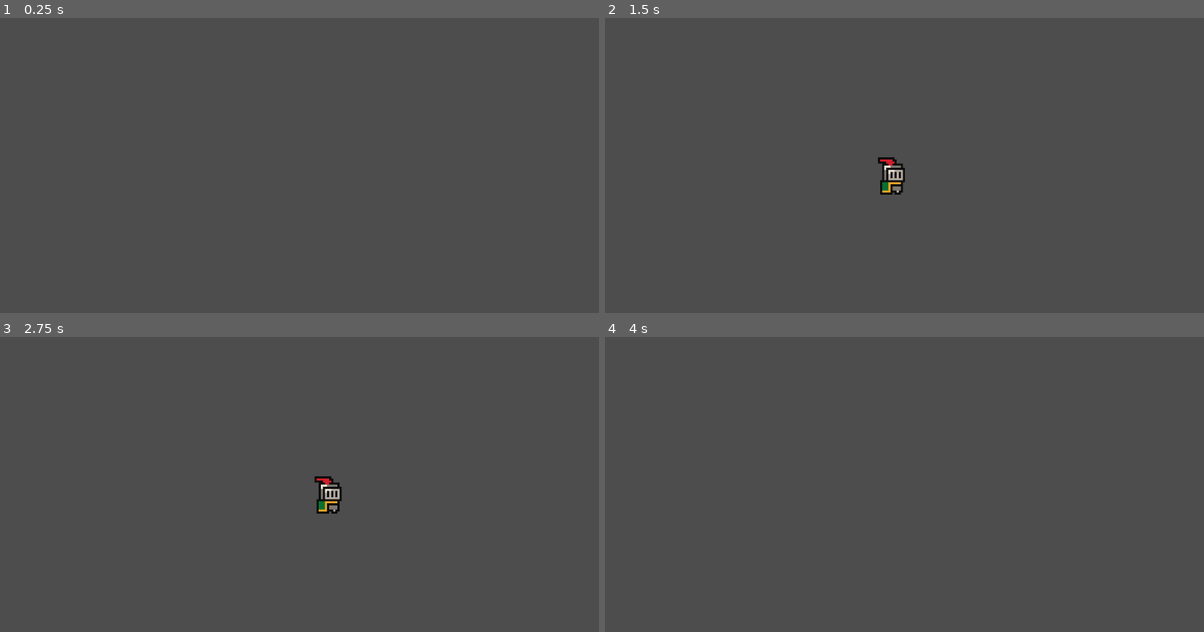
Above: before the commit, frames 1-4 (two rows, left to right).
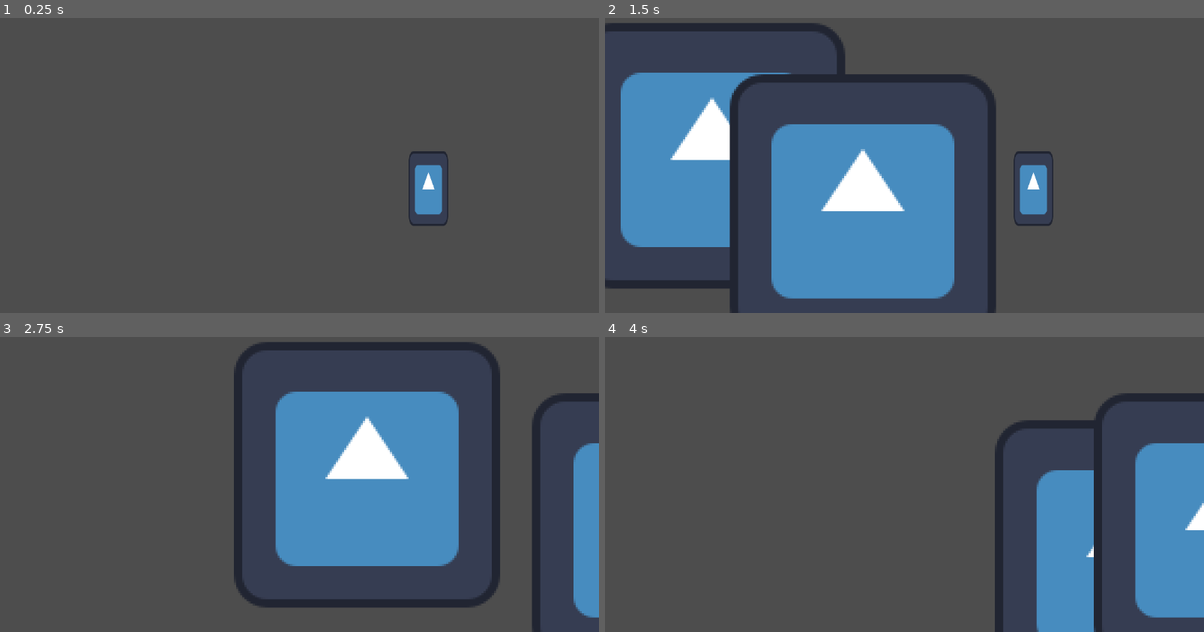
Above: after the commit, the same moments.

Repository: Smoresies/CCG2024Q4
Game: Godot game, scene res://scenes/sandbox.tscn
Two runs of this game, one before a commit and one after it. Both use one fixed random seed, a clock stepped at 60 frames per second and the inputs below. The engine's default icon, where the game draws it, is replaced by a stand-in: a white triangle on a blue panel in a dark square.
Inputs (mouse positions are in pixels of both pictures, inside the frame that each line leads up to):
- Up to frame 1 (0.25 s): no input
- Up to frame 2 (1.5 s): tap Enter at 0.5 s; move the mouse to (1036, 127) at 0.52 s; hold Right (right) from 0.53 s (still down); click (1036, 127) at 0.6 s; tap Space (jump) at 0.77 s; move the mouse to (784, 162) at 1.27 s; click (784, 162) at 1.35 s
- Up to frame 3 (2.75 s): tap Space (jump) at 1.52 s; move the mouse to (359, 390) at 2.02 s; release Right (right) at 2.03 s; hold A (left) from 2.03 s (still down); click (359, 390) at 2.1 s
- Up to frame 4 (4 s): move the mouse to (874, 531) at 2.77 s; release A (left) at 2.78 s; hold Right (right) from 2.78 s (still down); click (874, 531) at 2.85 s; tap Space (jump) at 3.02, 3.77 s; move the mouse to (1084, 514) at 3.52 s; click (1084, 514) at 3.6 s

The runs differ from the first frame. In frame 1, 1.0% of the frame differs, in the area x 68-75%, y 45-71%; in frame 2, 35%, in the area x 0-75%, y 1-100%; in frame 3, 27%; in frame 4, 15%.
Error before the commit: Invalid access to property or key 'on_attack_input_started' on a base object of type 'null instance'. (res://scripts/entity/base_entity.gd:26)

Commit message:
Completed CCG-80 and CCG-81

Diff:
--- a/project.godot
+++ b/project.godot
@@ -56,6 +56,7 @@
 
 2d_physics/layer_1="player"
 2d_physics/layer_2="enemies"
+2d_physics/layer_3="projectile"
 
 [rendering]
 
--- a/scenes/dummy.tscn
+++ b/scenes/dummy.tscn
@@ -1,12 +1,14 @@
-[gd_scene load_steps=4 format=3 uid="uid://c861ph2h6lepr"]
+[gd_scene load_steps=5 format=3 uid="uid://c861ph2h6lepr"]
 
 [ext_resource type="Script" path="res://scripts/entity/components/health_and_status_components/base_health_and_status_component.gd" id="1_124w2"]
 [ext_resource type="Script" path="res://scripts/entity/base_entity.gd" id="1_krk0w"]
+[ext_resource type="Texture2D" uid="uid://crknk8sxt53m0" path="res://sources/icon.svg" id="3_p1iry"]
 
 [sub_resource type="CapsuleShape2D" id="CapsuleShape2D_e2pqk"]
 
-[node name="Dummy" type="Node2D"]
+[node name="Dummy" type="Node2D" node_paths=PackedStringArray("health_and_status_component")]
 script = ExtResource("1_krk0w")
+health_and_status_component = NodePath("BaseHealthAndStatusComponent")
 
 [node name="BaseHealthAndStatusComponent" type="Node" parent="."]
 script = ExtResource("1_124w2")
@@ -17,3 +19,8 @@
 
 [node name="CollisionShape2D" type="CollisionShape2D" parent="CharacterBody2D"]
 shape = SubResource("CapsuleShape2D_e2pqk")
+
+[node name="Sprite2D" type="Sprite2D" parent="CharacterBody2D/CollisionShape2D"]
+position = Vector2(0, 1)
+scale = Vector2(0.148438, 0.28125)
+texture = ExtResource("3_p1iry")
--- a/scenes/entity.tscn
+++ b/scenes/entity.tscn
@@ -1,13 +1,16 @@
-[gd_scene load_steps=13 format=3 uid="uid://cplaaen2uodhm"]
+[gd_scene load_steps=14 format=3 uid="uid://cplaaen2uodhm"]
 
 [ext_resource type="Script" path="res://scripts/entity/base_entity.gd" id="1_e765f"]
 [ext_resource type="Script" path="res://scripts/entity/components/health_and_status_components/base_health_and_status_component.gd" id="3_jfr1s"]
 [ext_resource type="Script" path="res://scripts/entity/components/attack_components/player_attack_component.gd" id="3_lcgwo"]
+[ext_resource type="PackedScene" uid="uid://d305p8471rxhx" path="res://scenes/projectile.tscn" id="4_fm3ym"]
 [ext_resource type="Script" path="res://scripts/entity/components/movement_components/player_movement_component.gd" id="5_hgkaw"]
 [ext_resource type="Texture2D" uid="uid://dxj88na1dyosf" path="res://sources/knight.png" id="6_cme2n"]
 [ext_resource type="Script" path="res://scripts/entity/components/input_components/player_input_component.gd" id="6_snpov"]
 
 [sub_resource type="CapsuleShape2D" id="CapsuleShape2D_dsw0d"]
+radius = 6.0
+height = 22.0
 
 [sub_resource type="AtlasTexture" id="AtlasTexture_ff4ej"]
 atlas = ExtResource("6_cme2n")
@@ -50,13 +53,15 @@
 movement_component = NodePath("PlayerMovementComponent")
 input_component = NodePath("PlayerInputComponent")
 health_and_status_component = NodePath("BaseHealthAndStatusComponent")
-attack_components = [NodePath("")]
+attack_components = [NodePath("PlayerAttackComponent")]
 
 [node name="BaseHealthAndStatusComponent" type="Node" parent="."]
 script = ExtResource("3_jfr1s")
 
-[node name="PlayerAttackComponent" type="Node" parent="."]
+[node name="PlayerAttackComponent" type="Node" parent="." node_paths=PackedStringArray("projectile_spawn_position")]
 script = ExtResource("3_lcgwo")
+projectile_scene = ExtResource("4_fm3ym")
+projectile_spawn_position = NodePath("../PlayerMovementComponent")
 
 [node name="PlayerInputComponent" type="Node" parent="."]
 script = ExtResource("6_snpov")
@@ -65,9 +70,10 @@
 script = ExtResource("5_hgkaw")
 
 [node name="CollisionShape2D" type="CollisionShape2D" parent="PlayerMovementComponent"]
+position = Vector2(0, -15)
 shape = SubResource("CapsuleShape2D_dsw0d")
 
 [node name="AnimatedSprite2D" type="AnimatedSprite2D" parent="PlayerMovementComponent"]
-position = Vector2(1, -12)
+position = Vector2(0, -18)
 sprite_frames = SubResource("SpriteFrames_2vlp2")
 autoplay = "default"
--- a/scenes/projectile.tscn
+++ b/scenes/projectile.tscn
@@ -1,13 +1,17 @@
-[gd_scene load_steps=3 format=3 uid="uid://d305p8471rxhx"]
+[gd_scene load_steps=4 format=3 uid="uid://d305p8471rxhx"]
 
 [ext_resource type="Script" path="res://scripts/entity/components/projectile_components/base_projectile_component.gd" id="1_1fxq5"]
+[ext_resource type="Texture2D" uid="uid://crknk8sxt53m0" path="res://sources/icon.svg" id="2_howwq"]
 
-[sub_resource type="CircleShape2D" id="CircleShape2D_k8rh7"]
+[sub_resource type="CircleShape2D" id="CircleShape2D_05lk1"]
 
-[node name="projectile" type="Node2D"]
-
-[node name="BaseProjectileComponent" type="Area2D" parent="."]
+[node name="projectile" type="Area2D"]
+collision_layer = 4
+collision_mask = 2
 script = ExtResource("1_1fxq5")
 
-[node name="CollisionShape2D" type="CollisionShape2D" parent="BaseProjectileComponent"]
-shape = SubResource("CircleShape2D_k8rh7")
+[node name="CollisionShape2D" type="CollisionShape2D" parent="."]
+shape = SubResource("CircleShape2D_05lk1")
+
+[node name="Sprite2D" type="Sprite2D" parent="CollisionShape2D"]
+texture = ExtResource("2_howwq")
--- a/scenes/sandbox.tscn
+++ b/scenes/sandbox.tscn
@@ -1,6 +1,7 @@
-[gd_scene load_steps=3 format=3 uid="uid://db57whnmfxr41"]
+[gd_scene load_steps=4 format=3 uid="uid://db57whnmfxr41"]
 
 [ext_resource type="PackedScene" uid="uid://cplaaen2uodhm" path="res://scenes/entity.tscn" id="1_1nb0p"]
+[ext_resource type="PackedScene" uid="uid://c861ph2h6lepr" path="res://scenes/dummy.tscn" id="2_xqrxo"]
 
 [sub_resource type="WorldBoundaryShape2D" id="WorldBoundaryShape2D_sj5p0"]
 
@@ -18,3 +19,6 @@
 position_smoothing_enabled = true
 
 [node name="Entity" parent="." instance=ExtResource("1_1nb0p")]
+
+[node name="Dummy" parent="." instance=ExtResource("2_xqrxo")]
+position = Vector2(247, 196)
--- a/scripts/entity/components/attack_components/base_attack_component.gd
+++ b/scripts/entity/components/attack_components/base_attack_component.gd
@@ -10,21 +10,21 @@
 signal on_attack_cancelled()
 
 func _ready() -> void:
-    # Abstract class instantiation error
-    push_error('Abstract Class Instantiation Error: %s' % [name])
-    assert(false, 'Abstract Class Instantiation Error: %s' % [name])
+	# Abstract class instantiation error
+	push_error('Abstract Class Instantiation Error: %s' % [name])
+	assert(false, 'Abstract Class Instantiation Error: %s' % [name])
 
 func on_attack_input_started() -> void:
-    # Abstract method error
-    push_error('Abstract Method Not Implemented Error: %s' % [name])
-    assert(false, 'Abstract Method Not Implemented Error: %s' % [name])
+	# Abstract method error
+	push_error('Abstract Method Not Implemented Error: %s' % [name])
+	assert(false, 'Abstract Method Not Implemented Error: %s' % [name])
 
 func on_attack_input() -> void:
-    # Abstract method error
-    push_error('Abstract Method Not Implemented Error: %s' % [name])
-    assert(false, 'Abstract Method Not Implemented Error: %s' % [name])
+	# Abstract method error
+	push_error('Abstract Method Not Implemented Error: %s' % [name])
+	assert(false, 'Abstract Method Not Implemented Error: %s' % [name])
 
 func on_attack_input_cancelled() -> void:
-    # Abstract method error
-    push_error('Abstract Method Not Implemented Error: %s' % [name])
-    assert(false, 'Abstract Method Not Implemented Error: %s' % [name])
+	# Abstract method error
+	push_error('Abstract Method Not Implemented Error: %s' % [name])
+	assert(false, 'Abstract Method Not Implemented Error: %s' % [name])
--- a/scripts/entity/components/attack_components/player_attack_component.gd
+++ b/scripts/entity/components/attack_components/player_attack_component.gd
@@ -1,17 +1,21 @@
 class_name PlayerAttackComponent extends BaseAttackComponent
 
-@export var projectile_scene: PackedScene  # The projectile scene to instantiate
-
+@export var projectile_scene: PackedScene # The projectile scene to instantiate
+@export var projectile_spawn_position: Node2D
 func _ready() -> void:
-    # Override the abstract class
-    pass
+	# Override the abstract class
+	pass
 
 func on_attack_input_started() -> void:
-    # Create an instance of the projectile
-    var projectile_instance = projectile_scene.instantiate()
+	# Create an instance of the projectile
+	var projectile_instance: BaseProjectileComponent = projectile_scene.instantiate()
+	add_child(projectile_instance)
+	# Initialize the projectile
+	projectile_instance.init(projectile_spawn_position.global_position, 5, [1], 0, 200, Vector2.ZERO)
+	print("attacked")
 
-    # Set the position to the player's position
-    projectile_instance.init(5, [1], 0, 200)
+func on_attack_input() -> void:
+	pass
 
-    # Add the projectile to the scene tree
-    get_tree().current_scene.add_child(projectile_instance)
+func on_attack_input_cancelled() -> void:
+	pass
--- a/scripts/entity/components/health_and_status_components/base_health_and_status_component.gd
+++ b/scripts/entity/components/health_and_status_components/base_health_and_status_component.gd
@@ -16,7 +16,7 @@
 
 
 ## The maximum health of the entity.
-@export var max_health: int = 100
+@export var max_health: int = 10
 ## The current health of the entity.
 var _current_health: int = max_health
 
@@ -43,6 +43,7 @@
 ## Reduces health based on the damage taken and the entity's defense.
 ## [param damage_to_take] int: The raw damage taken.
 func take_damage(damage_to_take: int) -> void:
+	print("Taking " + str(damage_to_take))
 	if _current_health > 0:
 		var final_damage = max((damage_to_take - flat_defense_bonus) * percent_defense_bonus, 0)
 		_current_health -= final_damage
@@ -67,4 +68,5 @@
 
 ## Free's the queue of the entity
 func _die() -> void:
-	queue_free()
+	print("I died")
+	self.get_parent().queue_free()
--- a/scripts/entity/components/projectile_components/base_projectile_component.gd
+++ b/scripts/entity/components/projectile_components/base_projectile_component.gd
@@ -1,34 +1,36 @@
 class_name BaseProjectileComponent extends Area2D
 
-var damage: int = 20  # Damage inflicted by the projectile
+var damage: int = 20 # Damage inflicted by the projectile
 var healing: int = 0
 var move_speed: int = 100
 var on_hit_effects: Array[int] = [] # Integer for now, change to status_effect once implemented
 var target_location: Vector2 = Vector2.ZERO
 var velocity: Vector2 = Vector2.ZERO
 
-func _init(set_damage: int = 20, set_on_hit_effects: Array = [], set_healing: int = 0, set_move_speed: int = 100, set_target_location: Vector2 = Vector2.ZERO) -> void:
-    self.damage = set_damage
-    self.on_hit_effects = set_on_hit_effects
-    self.healing = set_healing
-    self.move_speed = set_move_speed
-    self.target_location = set_target_location
+func init(set_starting_position: Vector2, set_damage: int, set_on_hit_effects: Array[int], set_healing: int, set_move_speed: int, set_target_location: Vector2) -> void:
+	self.damage = set_damage
+	self.on_hit_effects = set_on_hit_effects
+	self.healing = set_healing
+	self.move_speed = set_move_speed
+	self.target_location = set_target_location
+	global_position = set_starting_position
 
 func _ready() -> void:
-    # Connect the area_entered signal
-    area_entered.connect(_deal_damage)
+	# Connect the area_entered signal
+	body_entered.connect(_deal_damage)
 
-    velocity = (Vector2.RIGHT) * move_speed # We only shooting right
+	velocity = (Vector2.RIGHT) * move_speed # We only shooting right
 
-func _deal_damage(area: Area2D) -> void:
-    if area.has_method("take_damage"):
-        area.take_damage(damage)
-        # Apply any on-hit effects
-        # for effect in on_hit_effects:
-        #     if area.has_method("add_status_effect"):
-        #         area.apply_status_effect(effect)
-    queue_free()
+func _deal_damage(body: Node2D) -> void:
+	var parent: BaseEntity = body.get_parent()
+	var parent_health_component: BaseHealthAndStatusComponent = parent.health_and_status_component
+	parent_health_component.take_damage(damage)
+	# Apply any on-hit effects
+	# for effect in on_hit_effects:
+	#     if area.has_method("add_status_effect"):
+	#         area.apply_status_effect(effect)
+	queue_free()
 
 
 func _physics_process(delta: float) -> void:
-    position += velocity * delta
+	position += velocity * delta
